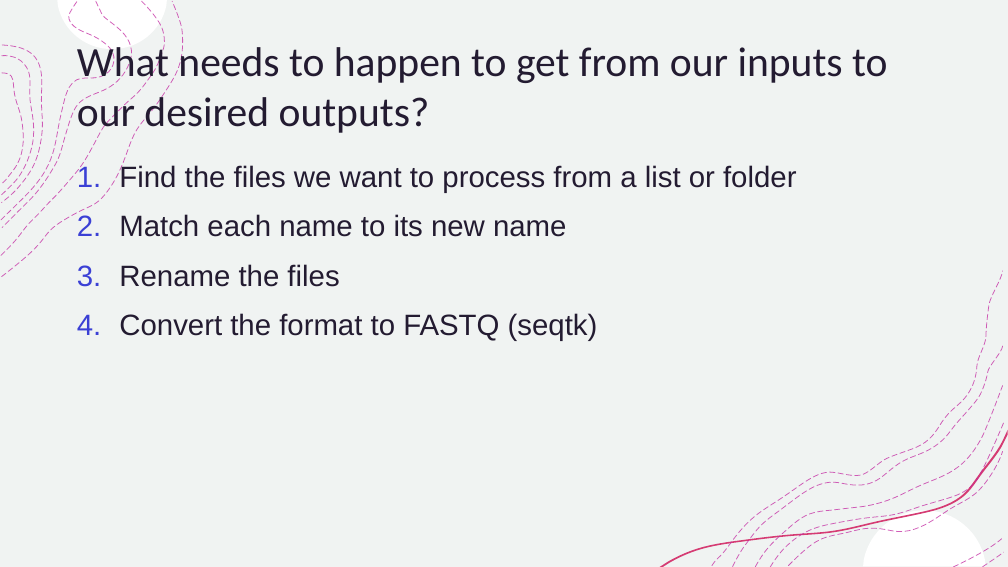
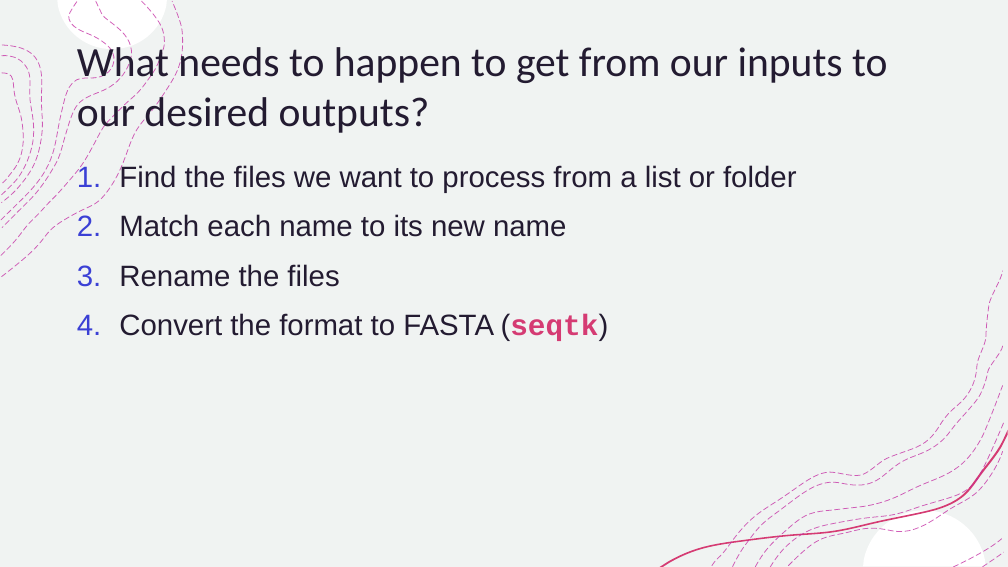
Before and after one commit to AlexanderLabWHOI/2021-env-bioinformatics-snakemake, a slide deck: slide 15 of slides/AIK_redesign_snakemake_slides.pptx. Drawn at 1008x567 pixels with LibreOffice and Linux fonts; fonts in the diff are those of the drawing. Boxes give left, top, right and bottom in pixels: in the first picture for what was removed or moved away, otherwise in the second. Text is boxed around its words. In the diff, an @@ line names an element or a change of style, - is before the commit and + after.

```diff
--- a/slides/AIK_redesign_snakemake_slides.pptx
+++ b/slides/AIK_redesign_snakemake_slides.pptx
@@ text at [119,313,609,341]: text changed @@
-4. Convert the format to FASTQ (seqtk)
+4. Convert the format to FASTA (seqtk)
```
Also in this commit, not shown: 1 other slide changed, 5 slides added.
